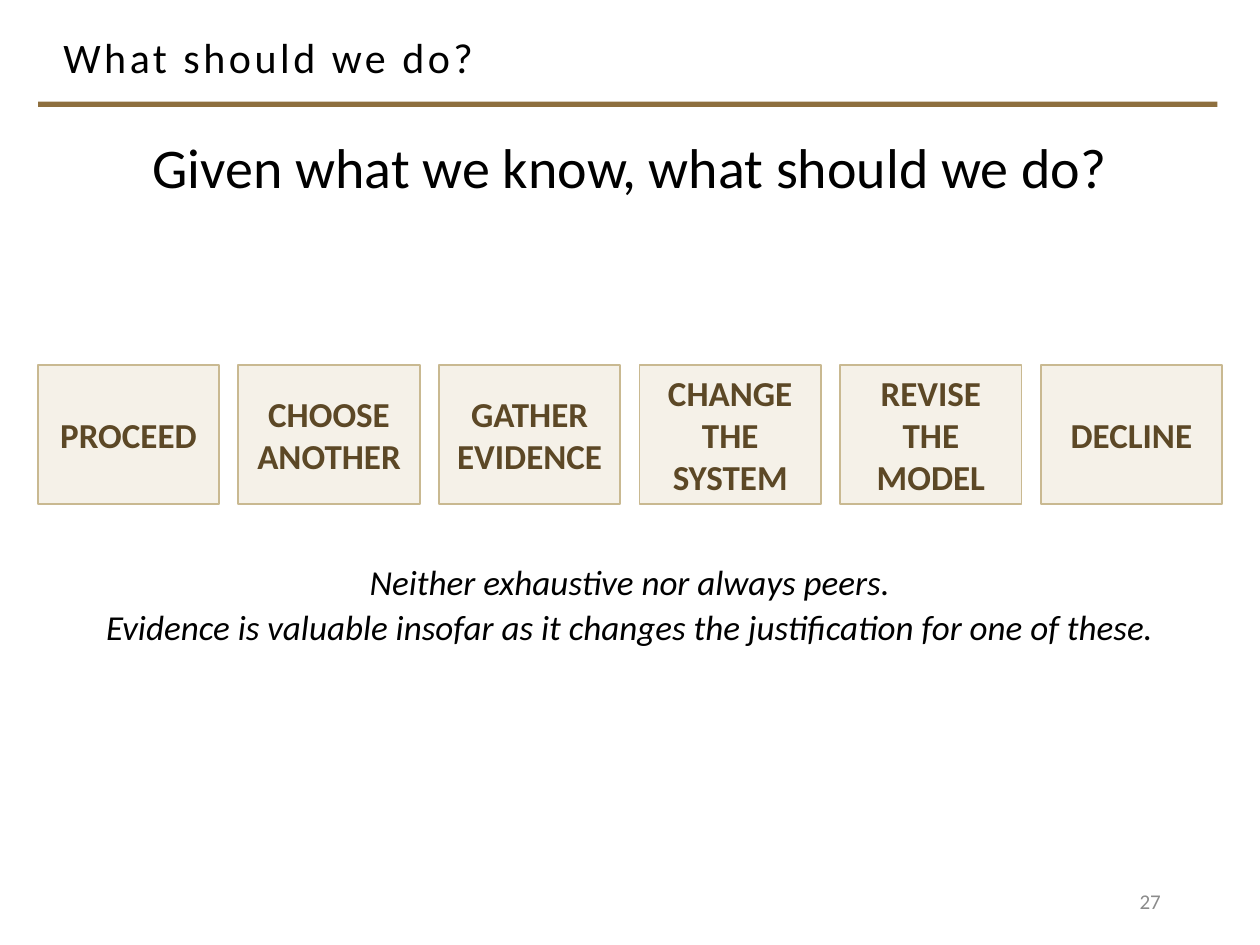
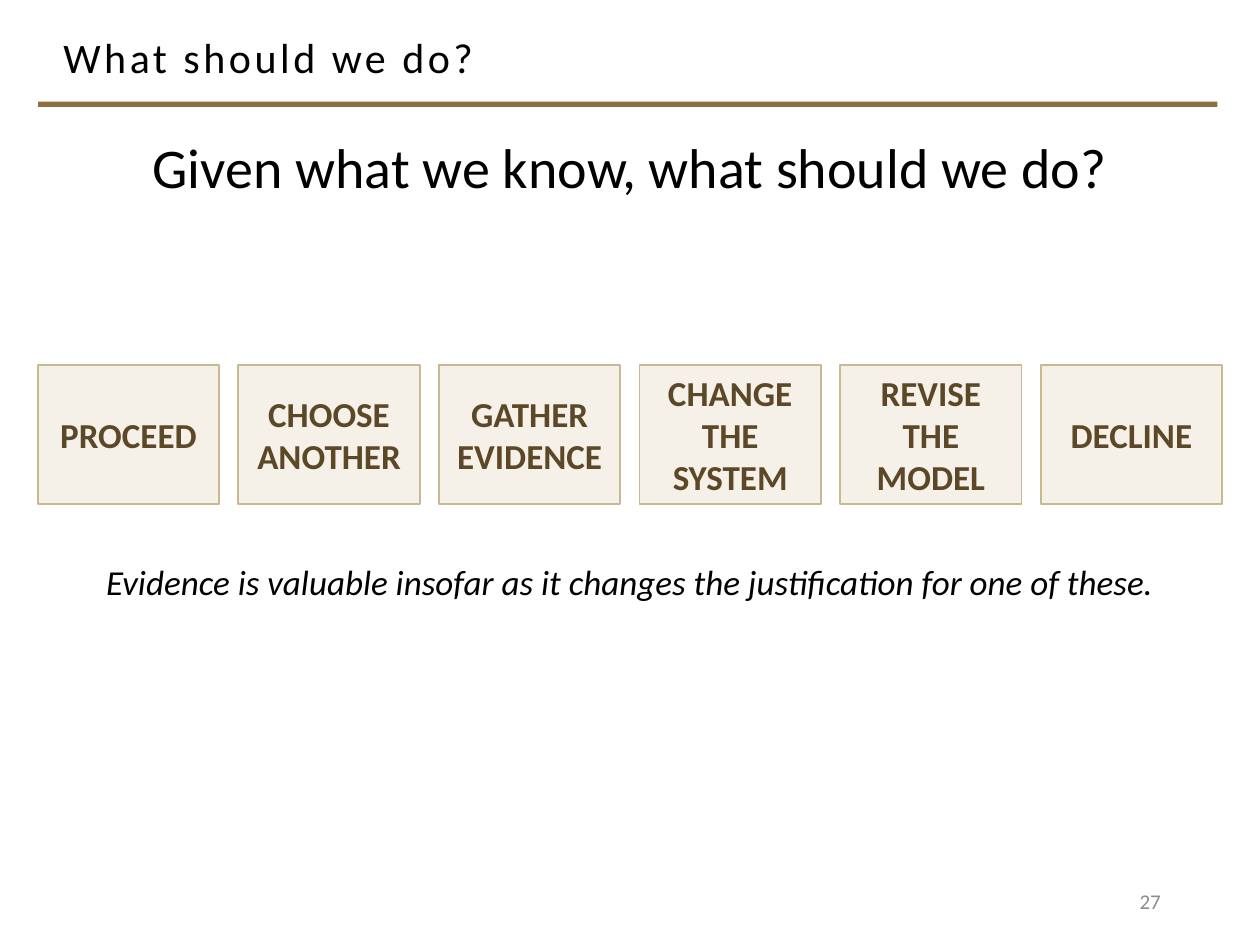
Before and after one commit to davisjam/model-based-agentic-software-engineering, a slide deck: slide 27 of course/lectures/act-1-foundations/09-engineering-decision-making-and-metrics/1-9-Engineering-Decision-Making-and-Metrics.pptx. Drawn at 1260x945 pixels with LibreOffice and Linux fonts; fonts in the diff are those of the drawing; background and template pictures are left out. Boxes give left, top, right and bottom in pixels: in the first picture for what was removed or moved away, otherwise in the second. Text is boxed around its words. In the diff, an @@ line names an element or a change of style, - is before the commit and + after.

```diff
--- a/course/lectures/act-1-foundations/09-engineering-decision-making-and-metrics/1-9-Engineering-Decision-Making-and-Metrics.pptx
+++ b/course/lectures/act-1-foundations/09-engineering-decision-making-and-metrics/1-9-Engineering-Decision-Making-and-Metrics.pptx
@@ text "Evidence is valuable insofar as ..." at [106,570,1153,601]: less space between paragraphs @@
@@ text at [370,570,890,601]: paragraph removed @@
-Neither exhaustive nor always peers.
```
Also in this commit, not shown: 2 other slides changed.
